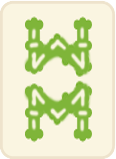
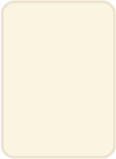
Two versions of the same layered image (116×159). Layer-by-layer changes:
added layer "图层 22" above "图层 21" over [0, 0, 116, 159]
hid "图层 22 拷贝", painted on it over [0, 0, 116, 159]
